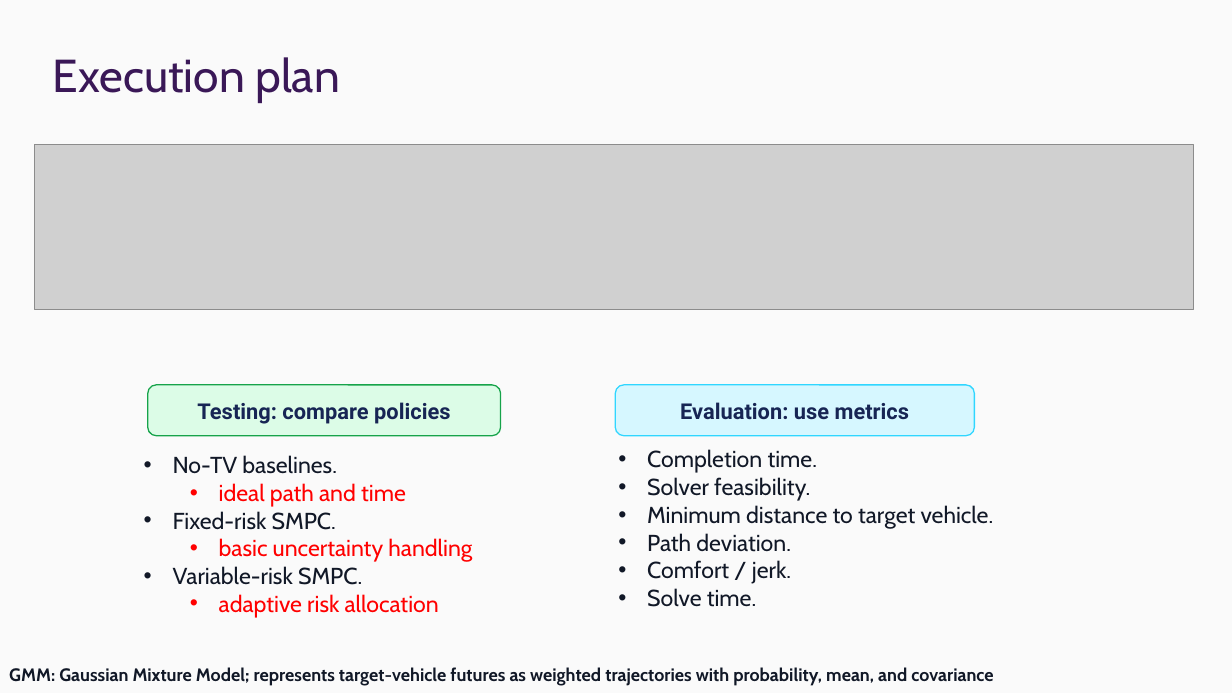
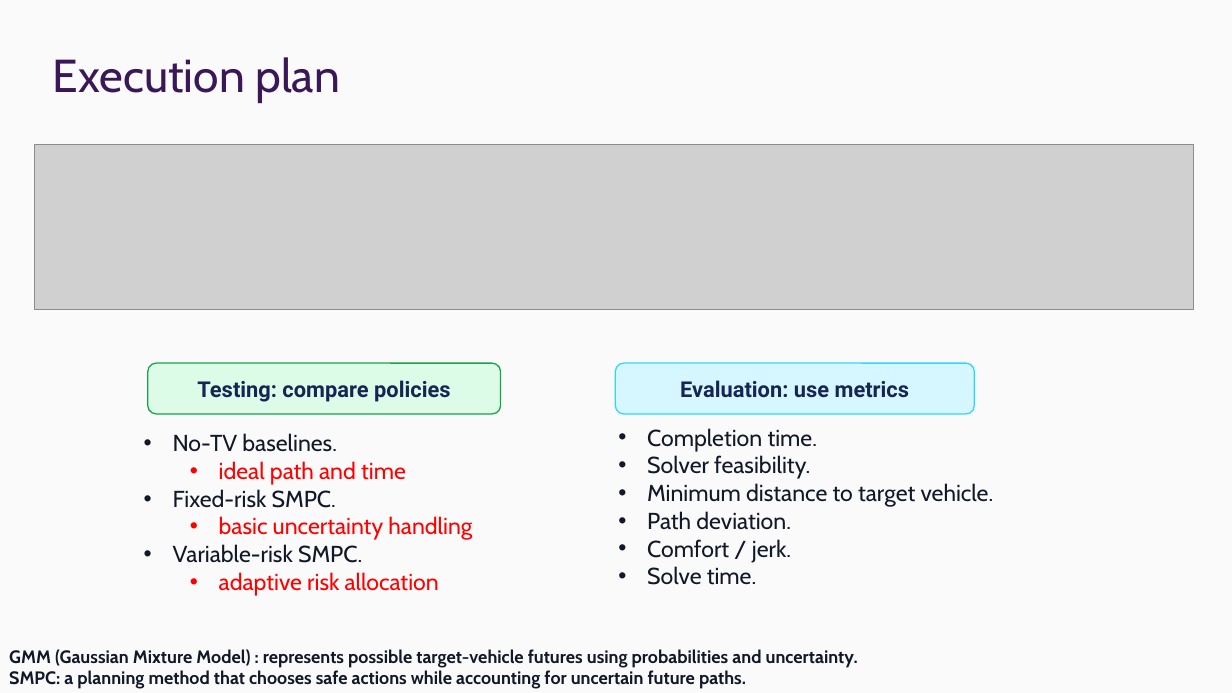
Before and after one commit to ChrisXiejq/Research-Project-IMLS, a slide deck: slide 8 of docs/presentation/25027138 - Presentation.pptx. Drawn at 1232x693 pixels with LibreOffice and Linux fonts; fonts in the diff are those of the drawing; grey boxes stand for pictures; background and template pictures are left out. Boxes give left, top, right and bottom in pixels: in the first picture for what was removed or moved away, otherwise in the second. Text is boxed around its words. In the diff, an @@ line names an element or a change of style, - is before the commit and + after.

Commit message:
feat: add ppt

```diff
--- a/docs/presentation/25027138 - Presentation.pptx
+++ b/docs/presentation/25027138 - Presentation.pptx
@@ 2 texts, 2 rounded rectangles: place and size @@
-2 texts, 2 rounded rectangles at [148,385,994,613]
+2 texts, 2 rounded rectangles at [148,363,994,591]
@@ text at [9,649,858,689]: text changed @@
-  GMM: Gaussian Mixture Model; represents target-vehicle futures as weighted trajectories with probability, mean, and covariance
+  GMM (Gaussian Mixture Model) : represents possible target-vehicle futures using probabilities and uncertainty.
+  SMPC: a planning method that chooses safe actions while accounting for uncertain future paths.
```
Also in this commit, not shown: 1 other slide changed.
